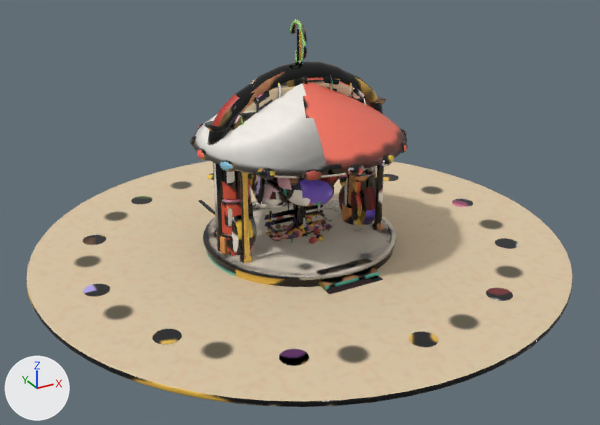
The Blender file Blender/SourceModels/HubProps.blend, before and after one commit.
Camera for both pictures: a 50 mm camera at (-9.83, -17.89, 9.94) aimed at (-0.35, -0.66, 1.32). The axes (+X, +Y, +Z) are drawn at lower left. The lights are the same throughout. The older version comes first. Objects named as collision shapes, trigger or cutter boxes, shadow casters or lower levels of detail are left out.

Script lines for the objects in view, before the commit:
```python
ob_bandstand_body_lod0 = bpy.data.objects.new('Bandstand_Body_LOD0', me_base_001)
ob_bandstand_body_lod0.parent = ob_bandstand
ob_bandstand_body_lod0.location = (0.0, 0.0, 0.0)
ob_bench_body = bpy.data.objects.new('Bench_Body', me_slat0_001)
ob_bench_body.parent = ob_bench
ob_bench_body.location = (0.0, 0.0, 0.0)
ob_gatecarnival_body = bpy.data.objects.new('GateCarnival_Body', me_pole_1_001)
ob_gatecarnival_body.parent = ob_gatecarnival
ob_gatecarnival_body.location = (0.0, 0.0, 0.0)
ob_gatedrums_body = bpy.data.objects.new('GateDrums_Body', me_drum_10_001)
ob_gatedrums_body.parent = ob_gatedrums
ob_gatedrums_body.location = (0.0, 0.0, 0.0)
ob_gateorchestra_body = bpy.data.objects.new('GateOrchestra_Body', me_col_1_001)
ob_gateorchestra_body.parent = ob_gateorchestra
ob_gateorchestra_body.location = (0.0, 0.0, 0.0)
ob_gatepiano_body = bpy.data.objects.new('GatePiano_Body', me_pillar_1_0_001)
ob_gatepiano_body.parent = ob_gatepiano
ob_gatepiano_body.location = (0.0, 0.0, 0.0)
ob_gatestudio_body = bpy.data.objects.new('GateStudio_Body', me_cup_1_001)
ob_gatestudio_body.parent = ob_gatestudio
ob_gatestudio_body.location = (0.0, 0.0, 0.0)
ob_gatestudio_body.rotation_euler = (0.0, -1.571, 0.0)  # degrees (0, -90, 0)
ob_gatewind_body = bpy.data.objects.new('GateWind_Body', me_pipe_10_001)
ob_gatewind_body.parent = ob_gatewind
ob_gatewind_body.location = (0.0, 0.0, 0.0)
ob_treeround_body_lod0 = bpy.data.objects.new('TreeRound_Body_LOD0', me_trunk_001)
ob_treeround_body_lod0.parent = ob_treeround
ob_treeround_body_lod0.location = (0.0, 0.0, 0.0)
# also in view: 'TreeBlossom_Body_LOD0' at (-0.02, 0.0, 1.44); 'Plaza_Body' at (0.0, 0.0, 0.05)
```
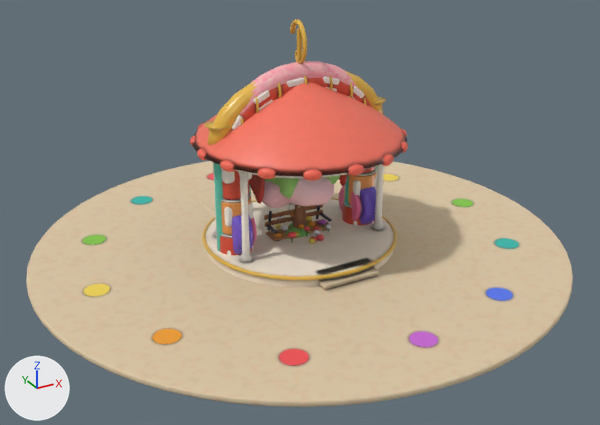
Where the change shows, as pixel boxes (x1, y1, x2, y2) in the pictures (600 x 425 px):
part 1 of me_base_001, rebuilt: before (203, 198, 396, 280); after (202, 198, 397, 280)
part 2 of me_base_001, surface changed: (190, 19, 408, 294) in both
part 3 of me_pillar_1_0_001, surface changed: (221, 77, 377, 255) in both
part 4 of me_drum_10_001, surface changed: (216, 75, 377, 255) in both
part 5 of me_pipe_10_001, surface changed: (205, 97, 386, 252) in both
part 6 of me_col_1_001, surface changed: (207, 70, 383, 204) in both
part 7 of me_cup_1_001, surface changed: (231, 186, 376, 254) in both
part 8 of me_pole_1_001, surface changed (black to pink): (240, 61, 360, 114) in both
part 9 of me_trunk_001, surface changed: (265, 175, 340, 229) in both
part 10 of me_trunk_002, surface changed: (262, 177, 335, 208) in both
part 11 of me_plazadisc_001, surface changed: (26, 161, 573, 407) in both

What changed in the scene script:
```text
Change me_base_001:
    used by ob_bandstand_body_lod0; parent = ob_bandstand; location = (0.0, 0.0, 0.0)
    remove me_base_001.from_pydata(...)  # 4772 vertices, 4868 faces; spans x -2.8..2.8, y -2.92..2.8, z 0.0..6.09
    add me_base_001.from_pydata(...)  # 5006 vertices, 5154 faces; spans x -2.8..2.8, y -2.92..2.8, z 0.0..6.09
    me_base_001 part 1: the loose piece of 288 vertices spanning x -2.6..2.6, y -2.6..2.6, z 0.34..0.42 is rebuilt with 522 vertices and now spans x -2.62..2.62, y -2.62..2.62, z 0.33..0.43
    me_base_001 part 2: 4611 kept faces spanning x -2.8..2.8, y -2.92..2.8, z 0.0..6.09 get new texture (UV) coordinates
Change me_pillar_1_0_001:
    where me_pillar_1_0_001.from_pydata(...)  # 2966 vertices, 3036 faces; spans x -2.35..2.35, y -0.45..0.45, z 0.03..4.76
    used by ob_gatepiano_body; parent = ob_gatepiano; location = (0.0, 0.0, 0.0)
    me_pillar_1_0_001 part 3: 3032 kept faces spanning x -2.35..2.35, y -0.45..0.45, z 0.03..4.76 get new texture (UV) coordinates
Change me_drum_10_001:
    where me_drum_10_001.from_pydata(...)  # 3442 vertices, 3162 faces; spans x -2.38..2.38, y -0.48..0.48, z 0.0..4.93
    used by ob_gatedrums_body; parent = ob_gatedrums; location = (0.0, 0.0, 0.0)
    me_drum_10_001 part 4: texture (UV) coordinates of 3162 of 3162 faces, centred in x -2.37..2.37, y -0.47..0.47, z 0.0..4.91, changed; they spanned u 0.01..0.98, v 0.0..0.98 and now span u 0.0..0.98, v 0.07..0.98
Change me_pipe_10_001:
    where me_pipe_10_001.from_pydata(...)  # 1309 vertices, 1230 faces; spans x -2.58..2.58, y -0.58..0.34, z 0.0..4.97
    used by ob_gatewind_body; parent = ob_gatewind; location = (0.0, 0.0, 0.0)
    me_pipe_10_001 part 5: texture (UV) coordinates of 1230 of 1230 faces, centred in x -2.5..2.5, y -0.51..0.26, z 0.0..4.94, changed; they spanned u 0.01..0.95, v 0.04..0.95 and now span u 0.0..0.95, v 0.0..0.93
Change me_col_1_001:
    where me_col_1_001.from_pydata(...)  # 1835 vertices, 2010 faces; spans x -2.55..2.55, y -0.44..0.32, z 0.0..4.95
    used by ob_gateorchestra_body; parent = ob_gateorchestra; location = (0.0, 0.0, 0.0)
    me_col_1_001 part 6: 2010 kept faces spanning x -2.55..2.55, y -0.44..0.32, z 0.0..4.95 get new texture (UV) coordinates
Change me_cup_1_001:
    where me_cup_1_001.from_pydata(...)  # 1210 vertices, 1146 faces; spans x 0.25..4.93, y -0.7..0.7, z -2.15..2.15
    used by ob_gatestudio_body; parent = ob_gatestudio; location = (0.0, 0.0, 0.0); rotation_euler = (0.0, -1.571, 0.0), in degrees (0, -90, 0)
    me_cup_1_001 part 7: 1140 kept faces spanning x 0.25..4.93, y -0.7..0.7, z -2.15..2.15 get new texture (UV) coordinates
Change me_pole_1_001:
    where me_pole_1_001.from_pydata(...)  # 1102 vertices, 1137 faces; spans x -2.2..2.2, y -0.51..0.3, z 0.0..5.08
    used by ob_gatecarnival_body; parent = ob_gatecarnival; location = (0.0, 0.0, 0.0)
    me_pole_1_001 part 8: 1137 kept faces spanning x -2.2..2.2, y -0.51..0.3, z 0.0..5.08 get new texture (UV) coordinates
Change me_trunk_001:
    where me_trunk_001.from_pydata(...)  # 487 vertices, 611 faces; spans x -1.12..1.12, y -0.99..0.98, z 0.0..3.34
    used by ob_treeround_body_lod0; parent = ob_treeround; location = (0.0, 0.0, 0.0)
    me_trunk_001 part 9: 611 kept faces spanning x -1.12..1.12, y -0.99..0.98, z 0.0..3.34 get new texture (UV) coordinates
Change me_trunk_002:
    where me_trunk_002.from_pydata(...)  # 451 vertices, 556 faces; spans x -1.14..1.09, y -1.12..1.11, z 0.0..2.88
    used by ob_treeblossom_body_lod0; parent = ob_treeblossom; location = (0.0, 0.0, 0.0)
    me_trunk_002 part 10: 551 kept faces spanning x -1.14..1.09, y -1.12..1.11, z 0.0..2.88 get new texture (UV) coordinates
Change me_plazadisc_001:
    where me_plazadisc_001.from_pydata(...)  # 2208 vertices, 1867 faces; spans x -7.12..7.12, y -7.12..7.12, z -0.03..0.14
    used by ob_plaza_body; parent = ob_plaza; location = (0.0, 0.0, 0.0)
    me_plazadisc_001 part 11: texture (UV) coordinates of 1867 of 1867 faces, centred in x -7.1..7.1, y -7.1..7.1, z -0.02..0.14, changed; they spanned u 0.0..0.95, v 0.0..0.9 and now span u 0.0..0.9, v 0.0..0.95
```
